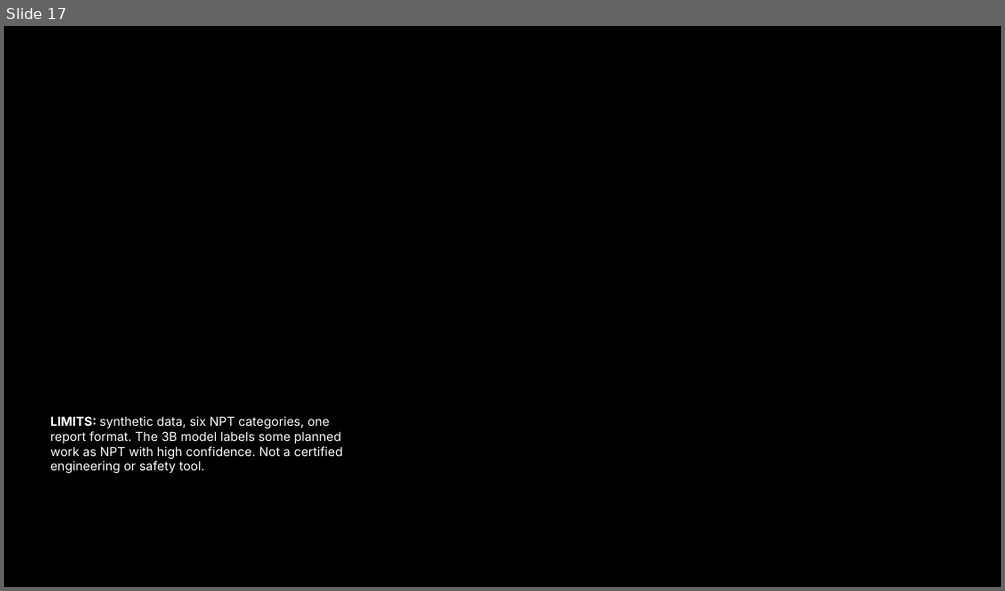
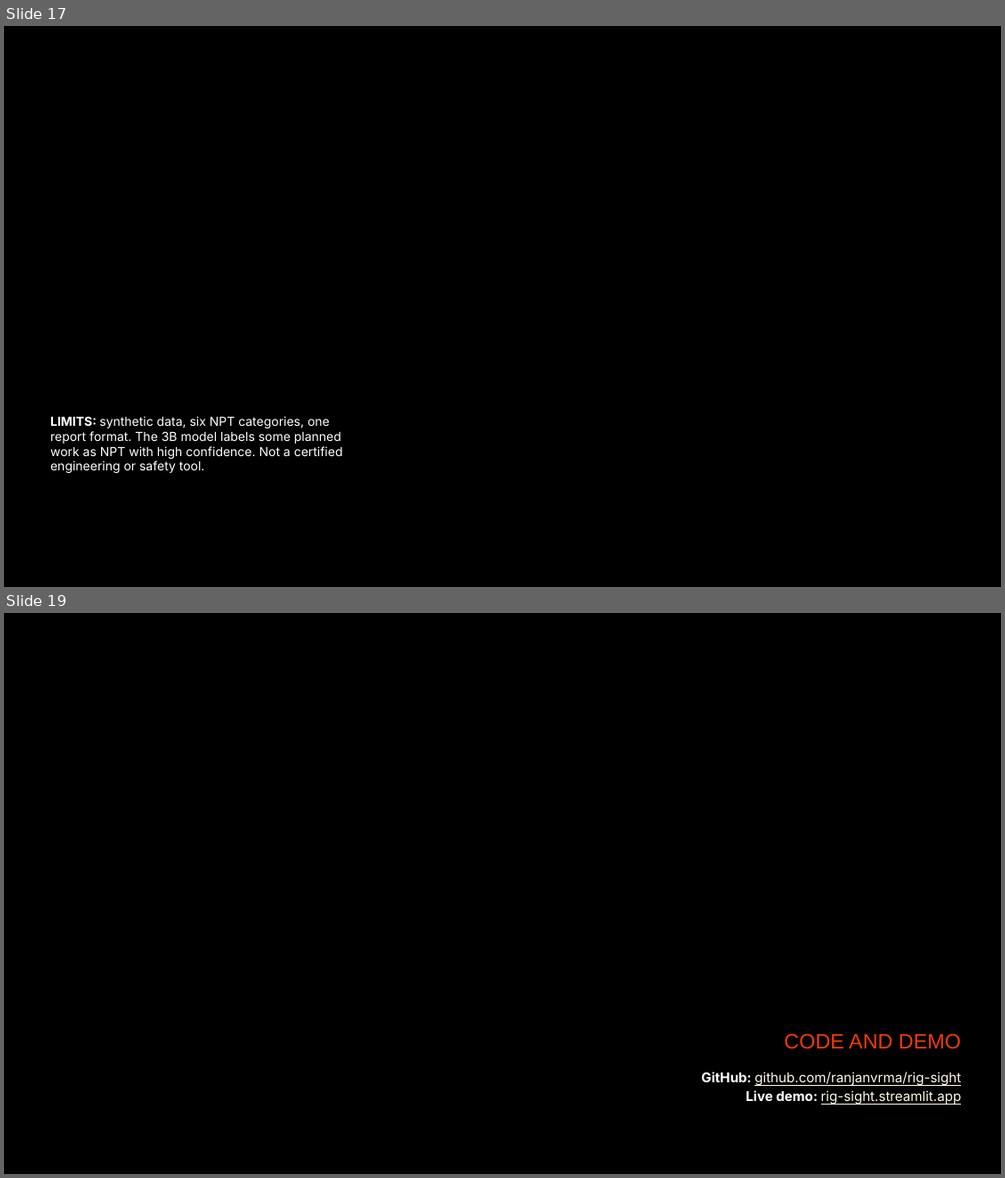
Before and after one commit to ranjanvrma/rig-sight, a slide deck: submission/Rig_Sight_CA3_Presentation.pptx. Shown one above the other, each under a label of ours: slide 17 before the commit, slides 17 and 19 after it; the slides between them are not shown. The pictures are 1005x591 and 1005x1178 pixels, drawn with LibreOffice and Linux fonts; fonts in the diff are those of the drawing; background and template pictures are left out. Boxes give left, top, right and bottom in pixels: in the first picture for what was removed or moved away, otherwise in the second. Text is boxed around its words. In the diff, an @@ line names an element or a change of style, - is before the commit and + after.

Commit message:
Submission folder: PPT, report and a repository-link DOCX only
- Removed the PDF copies, diagram PNG, code zip and index from submission/
- New Rig_Sight_CA3_Repository_Link.docx with the GitHub and live demo links
- Clickable repo and demo links in the deck (app slide, sources slide) and in
  the report (title page, appendix); deck link colour set to cream

```diff
--- a/submission/Rig_Sight_CA3_Presentation.pptx
+++ b/submission/Rig_Sight_CA3_Presentation.pptx
@@ slide 19 added at (4, 613, 1001, 1174), background picture (left out) @@
@@ text added at (784, 1033, 961, 1049), 20 pt, text #F63B05 @@
+CODE AND DEMO
@@ text added at (701, 1071, 962, 1103), 13 pt, text #FFFAE5, underline @@
+GitHub: github.com/ranjanvrma/rig-sight
+Live demo: rig-sight.streamlit.app
```
Also in this commit, not shown: 1 slide changed, 1 slide removed, 11 other files.
